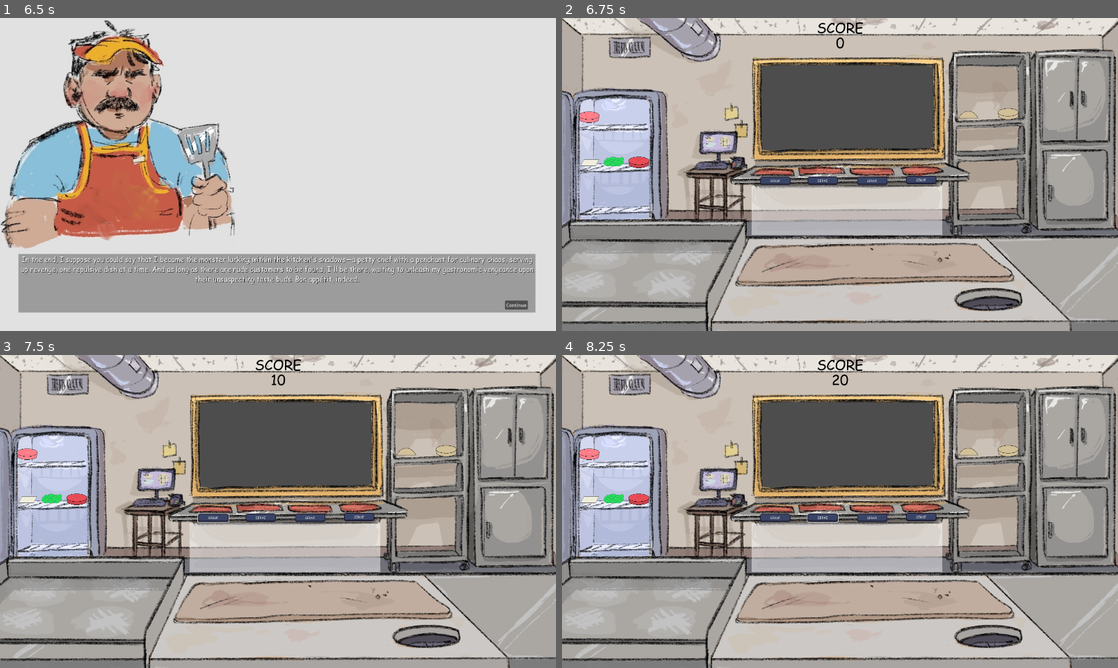
Above: before the commit, frames 1-4 (two rows, left to right).
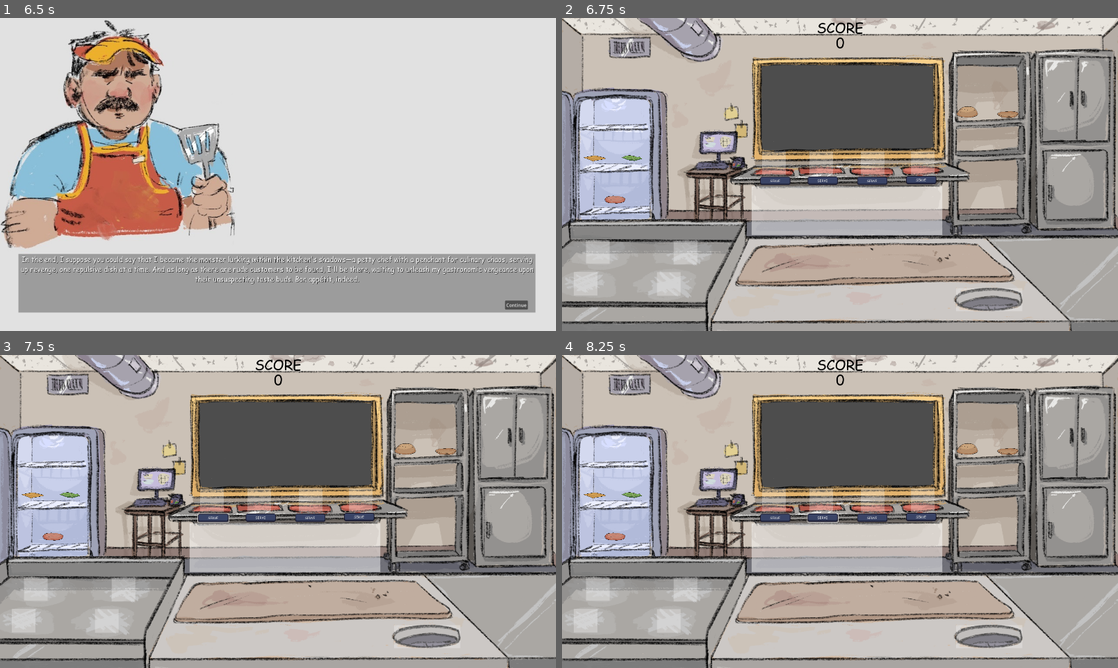
Above: after the commit, the same moments.

Repository: JaymesTMorris/The-Customer-Is-Always-Right
Game: Godot game, scene res://Scenes/main_menu.tscn
Same seed, same stepped clock (60 frames per second), same inputs: the game is played once before the commit and once after it. Sound files missing from this copy of the repository are replaced by a short silence.
Inputs (mouse positions are in pixels of both pictures, inside the frame that each line leads up to):
- Up to frame 1 (6.5 s): click "Play" at 0.5 s; click (144, 174) at 1.25 s; click "Next" at 2 s; click "Next" at 2.75 s; click "Next" at 3.5 s; tap Enter at 4.25, 5.75 s; move the mouse to (400, 158) at 4.27 s; press the mouse at (400, 158) at 4.28 s; tap Space at 5 s; move the mouse to (166, 190) at 5.02 s; release the mouse at (166, 190) at 5.03 s; click (166, 190) at 5.1 s; move the mouse to (333, 105) at 5.77 s; press the mouse at (333, 105) at 5.78 s
- Up to frame 2 (6.75 s): release the mouse at (895, 105) at 6.5 s; click "Continue" at 6.5 s
- Up to frame 3 (7.5 s): click "SERVE" at 7.25 s
- Up to frame 4 (8.25 s): click "SERVE" at 8 s

Frame 1 is identical in both runs. In frame 2, 3.1% of the frame differs, in the area x 2-83%, y 28-94%; in frame 3, 3.1%; in frame 4, 3.1%, in the area x 2-83%, y 6-94%.

Commit message:
Update game_remake.tscn
- Reimplemented cooking
- Story now continues into game_remake.tscn

Diff:
--- a/Scenes/game_remake.tscn
+++ b/Scenes/game_remake.tscn
@@ -1,10 +1,11 @@
-[gd_scene load_steps=16 format=3 uid="uid://dkivglnwylb7g"]
+[gd_scene load_steps=17 format=3 uid="uid://dkivglnwylb7g"]
 
 [ext_resource type="Script" path="res://Scripts/game_remake.gd" id="1_ci1x2"]
 [ext_resource type="Texture2D" uid="uid://we5lb2c8tg11" path="res://Images/KitchenBackground.png" id="1_hqupb"]
 [ext_resource type="Texture2D" uid="uid://br1molxc7evw" path="res://Images/Food/NewSprites/RawBeefPatty.png" id="2_qxoga"]
 [ext_resource type="Script" path="res://Scripts/burger_order_generator_new.gd" id="2_r3w50"]
 [ext_resource type="Script" path="res://Scripts/item_slot_new.gd" id="3_6ae1a"]
+[ext_resource type="Script" path="res://Scripts/CookingManager.gd" id="3_7j7sd"]
 [ext_resource type="FontFile" uid="uid://bsel54ud03407" path="res://Fonts/Comic Sans MS/COMIC.TTF" id="4_55avv"]
 [ext_resource type="Texture2D" uid="uid://c82au6loxeknt" path="res://Images/Food/NewSprites/Cheese.png" id="4_k3aeh"]
 [ext_resource type="Texture2D" uid="uid://dln2ty2s61bfb" path="res://Images/GUI/GUI.png" id="5_hdqpi"]
@@ -32,6 +33,10 @@
 script = ExtResource("2_r3w50")
 
 [node name="Timer" type="Timer" parent="OrderGenerator"]
+wait_time = 3.0
+
+[node name="CookingManager" type="Node" parent="."]
+script = ExtResource("3_7j7sd")
 
 [node name="Background" type="Sprite2D" parent="."]
 texture = ExtResource("1_hqupb")
--- /dev/null
+++ b/Scripts/CookingManager.gd
@@ -0,0 +1,50 @@
+extends Node
+
+signal new_grill_item(grill_name)
+signal grill_item_removed(grill_name)
+
+# Called when the node enters the scene tree for the first time.
+func _ready():
+	connect("new_grill_item", item_added_to_grill)
+	connect("grill_item_removed", item_removed_from_grill)
+
+
+# Called every frame. 'delta' is the elapsed time since the previous frame.
+func _process(delta):
+	pass
+
+func item_added_to_grill(grill_name):
+	_start_cooking_timer(grill_name)
+	global.items_on_grill += 1
+
+func item_removed_from_grill(grill_name):
+	print(grill_name + "_Timer")
+	find_child(grill_name + "_Timer", true, false).stop()
+	if global.items_on_grill > 0:
+		global.items_on_grill -= 1
+
+func _on_timer_timeout(grill_name):
+	var grill = get_parent().find_child(grill_name, true, false)
+	var food_in_grill
+	if grill.find_child("Icon").texture != null:
+		food_in_grill = grill.find_child("Icon").texture.resource_path.get_file().get_basename()
+		if food_in_grill == "RawBeefPatty":
+			grill.find_child("Icon").texture = load("res://Images/Food/NewSprites/HalfCookedBeefPatty.png")
+		elif food_in_grill == "HalfCookedBeefPatty":
+			grill.find_child("Icon").texture = load("res://Images/Food/NewSprites/BeefPatty.png")
+		elif food_in_grill == "BeefPatty":
+			grill.find_child("Icon").texture = load("res://Images/Food/NewSprites/BurntBeefPatty.png")
+		else:
+			grill.find_child("Icon").texture = load("res://Images/Food/NewSprites/Ashes.png")
+
+func _start_cooking_timer(grill_name):
+	if find_child(grill_name + "_Timer") == null:
+		var timer = Timer.new()
+		add_child(timer)
+		timer.name = grill_name + "_Timer"
+		timer.wait_time = 3
+		timer.one_shot = false
+		timer.start()
+		timer.connect("timeout", func(): _on_timer_timeout(grill_name))
+	else:
+		find_child(grill_name + "_Timer").start()
--- a/Scripts/audio_player.gd
+++ b/Scripts/audio_player.gd
@@ -51,7 +51,7 @@
 	ready_sizzle_sfx_player()
 
 func _process(delta):
-	if global.is_something_cooking && not $Sizzle_SFX_Player.playing:
+	if (global.items_on_grill > 0) && not $Sizzle_SFX_Player.playing:
 		$Sizzle_SFX_Player.play()
-	elif not global.is_something_cooking:
+	elif global.items_on_grill == 0:
 		$Sizzle_SFX_Player.stop()
--- a/Scripts/burger_order_generator_new.gd
+++ b/Scripts/burger_order_generator_new.gd
@@ -1,42 +1,27 @@
 extends Node
-
-var burger_ingredients: Array = [
-	["Cooked Patty", "beef_patty.tscn"],
-	["Bottom Bun", "bun_bottom.tscn"],
-	["Top Bun", "bun_top.tscn"],
-	["Cheese", "cheese.tscn"],
-	["Lettuce", "lettuce.tscn"],
-	["Tomato", "tomato.tscn"]
-]
-
-# Currently not in use.
-var bad_burger_ingredients: Array = [
-	["Moldy Bread", "moldy_bread.tscn"],
-	["Poison Ivy", "poison_ivy.tscn"]
-]
 
 var timer: Timer
 
 func generate_burger_order(is_good_customer: bool = true):
-	var burger_order = ["Top Bun"] # Burger orders will always have a Top Bun
+	var burger_order = ["TopBun"] # Burger orders will always have a Top Bun
 	var good_ingredients = generate_good_burger_ingredients() # Returns 0 - 2 good ingredients
 	var bad_ingredients = generate_bad_burger_ingredients() # Returns 1 bad ingredient
 
 	burger_order.append_array(good_ingredients)
 	if not is_good_customer:
 		burger_order.append_array(bad_ingredients)
-	burger_order.append("Cooked Patty") # Burger orders will always have a Cooked Patty
-	burger_order.append("Bottom Bun") # Burger orders will always have a Bottom Bun
+	burger_order.append("BeefPatty") # Burger orders will always have a Cooked Patty
+	burger_order.append("BottomBun") # Burger orders will always have a Bottom Bun
 
 	return burger_order
 
 func generate_good_burger_ingredients():
 	var good_ingredients = []
 	var current_ingredients_on_burger = 3 # Burgers are always have 2 buns and 1 patty
-
-	if randi() % 2 == 0: # 50% for burger to have Tomato
-		good_ingredients.append("Tomato")
-		current_ingredients_on_burger += 1
+	# TODO: Add tomato sprite
+	#if randi() % 2 == 0: # 50% for burger to have Tomato
+		#good_ingredients.append("Tomato")
+		#current_ingredients_on_burger += 1
 	if randi() % 2 == 0: # 50% for burger to have Lettuce
 		good_ingredients.append("Lettuce")
 		current_ingredients_on_burger += 1
@@ -68,16 +53,23 @@
 		get_parent().get_node(label_name).text += "\n"
 
 func _on_serve_button_down(button_pressed: int):
+	print("- - -  _on_serve_button_down  - - -")
+
 	var path_to_plate = NodePath("Plate"+str(button_pressed))
 	var plate = get_parent().get_node(path_to_plate)
 	var path_to_label = NodePath("OrderLabel"+str(button_pressed))
 	var order_label = get_parent().get_node(path_to_label)
+	global.map_data[plate.name].reverse()
+
 	print("Burger Order: ", global.map_data[plate.name+"_Order"])
 	print("Submitted Items: ", global.map_data[plate.name])
+
 	grade_order(global.map_data[plate.name+"_Order"], global.map_data[plate.name])
 	plate.find_child("Icon").clear_plate()
 	global.map_data[plate.name+"_Order"] = []
 	order_label.text = ""
+
+	print("- - - - - - - - - - - - - - - - - -")
 
 func _ready():
 	_start_initial_timer()
@@ -117,39 +109,12 @@
 			break
 
 func grade_order(items_on_plate, burger_order):
-	if items_on_plate == burger_order:
+	if (items_on_plate == burger_order) and burger_order != []:
 		global.score += 10
-	elif global.score - 5 >= 0:
+	elif (global.score - 5 >= 0)  and burger_order != []:
 		global.score -= 5
 	update_score_label()
 
 func update_score_label():
 	var score_label = get_tree().get_root().find_child("ScoreLabel",true,false)
 	score_label.text = "[center]"+str(global.score)+"[/center]"
-
-#func get_plate_as_array(plate):
-	#var plate_array = []
-	#for plated_ingredient in plate.items_in_slot.size():
-		#var ingredient_on_plate = get_tree().get_root().find_child(NodePath(plate.items_in_slot[plated_ingredient].name),true,false)
-		#for burger_ingredient in burger_ingredients.size():
-			#if burger_ingredients[burger_ingredient][1] == ingredient_on_plate.food_prefab_path.get_file():
-				#if ingredient_on_plate.is_raw:
-					#plate_array.append("Raw Patty")
-				#elif ingredient_on_plate.is_burnt:
-					#plate_array.append("Burnt Food")
-				#else:
-					#plate_array.append(burger_ingredients[burger_ingredient][0])
-				#break
-		#for bad_ingredient in bad_burger_ingredients.size():
-			#if bad_burger_ingredients[bad_ingredient][1] == ingredient_on_plate.food_prefab_path.get_file():
-				#plate_array.append(bad_burger_ingredients[bad_ingredient][0])
-	#plate_array.reverse()
-	#return plate_array
-
-#func clear_plate(path_to_plate):
-	#var plate = get_parent().get_node(path_to_plate)
-	#for i in plate.items_in_slot.size():
-		#var ingredient_on_plate = get_parent().get_node(NodePath(plate.items_in_slot[i].name))
-		#if ingredient_on_plate != null:
-			#ingredient_on_plate.queue_free()
-	#plate.items_in_slot = []
--- a/Scripts/global.gd
+++ b/Scripts/global.gd
@@ -16,14 +16,4 @@
 
 var is_dragging = false
 var score = 0
-var is_something_cooking = false
-var is_something_cooking_on_grill0 = false
-var is_something_cooking_on_grill1 = false
-var is_something_cooking_on_grill2 = false
-var is_something_cooking_on_grill3 = false
-
-func _process(delta):
-	if is_something_cooking_on_grill0 || is_something_cooking_on_grill1 || is_something_cooking_on_grill2 || is_something_cooking_on_grill3:
-		is_something_cooking = true
-	else:
-		is_something_cooking = false
+var items_on_grill: int = 0
--- a/Scripts/item_slot_new.gd
+++ b/Scripts/item_slot_new.gd
@@ -26,8 +26,10 @@
 		for n in get_children():
 			remove_child(n)
 			n.queue_free()
+		print("- - - - - _get_drag_data  - - - - -")
 		print("Cleared Plate")
 		print("map_data: ",global.map_data)
+		print("- - - - - - - - - - - - - - - - - -")
 
 func _can_drop_data(at_position, data):
 	var target_item_slot = get_parent().get_name()
@@ -41,7 +43,7 @@
 		return false
 
 func _drop_data(at_position, data):
-	print("- - - - - - - - - - - - - - - - - -")
+	print("- - - - - - _drop_data  - - - - - -")
 	#var target_item_slot = get_parent()
 	var target_item_slot_name = get_parent().get_name()
 	var origin_node_name = data["origin_node"].get_parent().get_name()
@@ -59,6 +61,8 @@
 		elif data["origin_slot"].left(2) != "O_": # If origin slot is not a origin item
 			data["origin_node"].texture = null
 			print("Trashed item.")
+			if origin_node_type == "Grill":
+				get_tree().get_root().find_child("CookingManager", true, false).emit_signal("grill_item_removed", origin_node_name)
 		else:
 			print("Trashed item in hand; Kept origin item.")
 		global.map_data[origin_node_name] = []
@@ -74,12 +78,15 @@
 					data["origin_node"].remove_child(n)
 					n.queue_free()
 				print("Removed item textures from plate.")
+			elif origin_node_type == "Grill":
+				get_tree().get_root().find_child("CookingManager", true, false).emit_signal("grill_item_removed", origin_node_name)
 		else:
 			print("Copying item to new location...")
 
 		# MOVE ITEMS TO NEW SLOT
 		if item_slot_type == "Grill":
 			texture = data["origin_texture"]
+			get_tree().get_root().find_child("CookingManager", true, false).emit_signal("new_grill_item", target_item_slot_name)
 		elif item_slot_type == "Plate":
 			var new_texture_node = TextureRect.new()
 			new_texture_node.texture = data["origin_texture"]
--- a/Scripts/story.gd
+++ b/Scripts/story.gd
@@ -58,7 +58,7 @@
 
 func _on_continue_pressed():
 	audio_player.play_sfx(audio_player.button_click_sfx)
-	get_tree().change_scene_to_file("res://Scenes/game.tscn")
+	get_tree().change_scene_to_file("res://Scenes/game_remake.tscn")
 
 
 func _on_button_mouse_entered():
Renamed: Images/Food/NewSprites/Burnt patty.png -> Images/Food/NewSprites/BurntBeefPatty.png
Not shown, changed: Images/Food/NewSprites/BurntBeefPatty.png.import
Renamed: Images/Food/NewSprites/Half cooked patty.png -> Images/Food/NewSprites/HalfCookedBeefPatty.png
Not shown, changed: Images/Food/NewSprites/HalfCookedBeefPatty.png.import
Not shown: 1 places in Scenes/main_menu.tscn that only renumber resources
